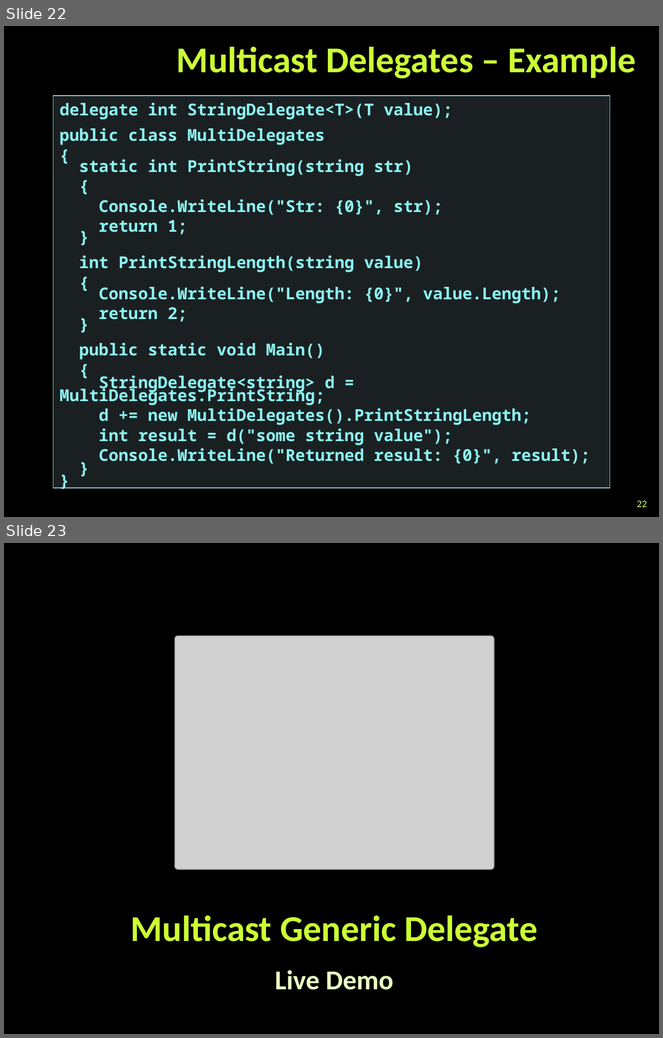
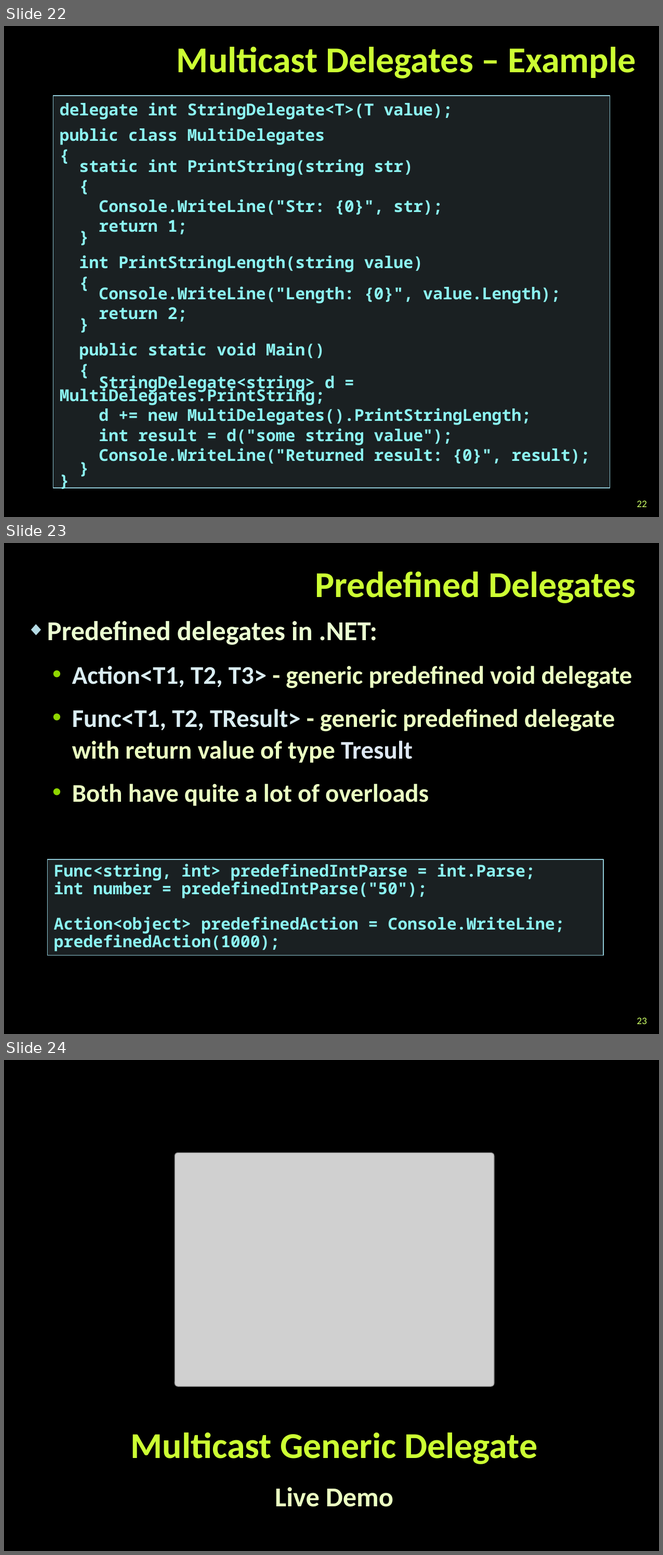
Before and after one commit to miroslavavramov/TelerikAcademy, a slide deck: CSharpOOP/17.ExtensionsDelegatesLambdaLINQ/Extension-Methods-Delegates-Lambda-LINQ.pptx. Shown one above the other, each under a label of ours: slides 22 and 23 before the commit, slides 22, 23 and 24 after it. The pictures are 663x1038 and 663x1555 pixels, drawn with LibreOffice and Linux fonts; fonts in the diff are those of the drawing; grey boxes stand for pictures; background and template pictures are left out. Boxes give left, top, right and bottom in pixels: in the first picture for what was removed or moved away, otherwise in the second. Text is boxed around its words. In the diff, an @@ line names an element or a change of style, - is before the commit and + after.

```diff
--- a/CSharpOOP/17.ExtensionsDelegatesLambdaLINQ/Extension-Methods-Delegates-Lambda-LINQ.pptx
+++ b/CSharpOOP/17.ExtensionsDelegatesLambdaLINQ/Extension-Methods-Delegates-Lambda-LINQ.pptx
@@ slide 23 added at [4, 543, 659, 1034], background picture (left out) @@
@@ title added at [315, 571, 636, 603], 40 pt, text #CCFF33, bold @@
+Predefined Delegates
@@ text added at [47, 621, 633, 806], 28 pt, text #EBFFC2, bold @@
+◆ Predefined delegates in .NET:
+  • Action<T1, T2, T3> - generic predefined void delegate
+  • Func<T1, T2, TResult> - generic predefined delegate with return value of type Tresult
+  • Both have quite a lot of overloads
@@ rectangle added at [47, 860, 604, 955], fill #B5DBE5 at 15% opacity, outline #90CAD7 1 pt, 18 pt, text #8CF4F2, bold @@
+Func<string, int> predefinedIntParse = int.Parse;
+int number = predefinedIntParse("50");
+Action<object> predefinedAction = Console.WriteLine;
+predefinedAction(1000);
@@ page number added at [637, 1018, 647, 1025], 11 pt, text #CCFF66 @@
+23
@@ what was slide 23 is now slide 24 @@
```
Also in this commit, not shown: 2 slides changed, 11 other slides added, 10 other files.
